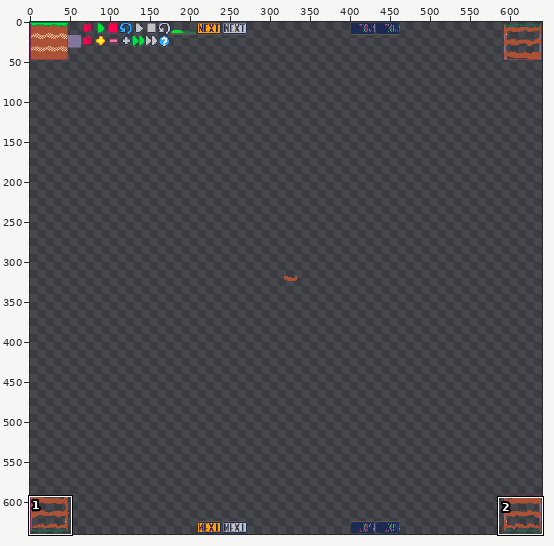
Two states of a pixel-art file, data/assets/tiles.aseprite. The picture above shows the old version from afar; the outline marks the close-up.
Close-up. The starting point:
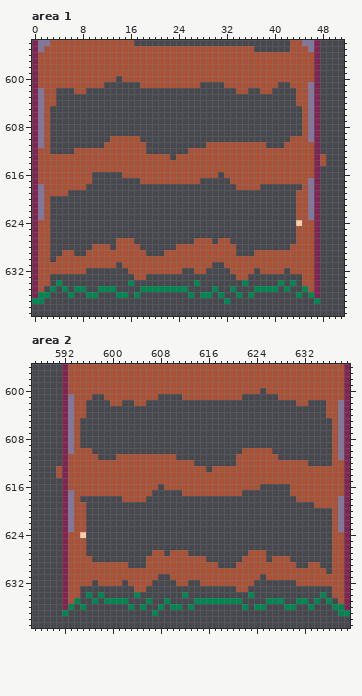
640x640 pixels, 1 frame. Shown: area 1: x 0..51, y 594..639; area 2: x 587..639, y 596..639. The commit also changed other parts of the picture, which this record leaves out.
New version:
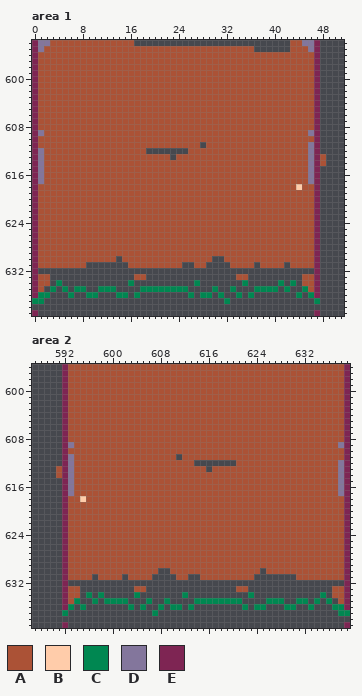
Palette (. is transparent): A #ab5236  B #ffccaa  C #008751  D #83769c  E #7e2553
Diff:
Area 1:
y 600: x 14 . -> A
y 601: x 12..17 ...... -> AAAAAA; x 28..31 .... -> AAAA; x 41..42 .. -> AA; x 46 D -> A
y 602: x 1 D -> A; x 4..6 ... -> AAA; x 9..33 ......................... -> AAAAAAAAAAAAAAAAAAAAAAAAA; x 36..37 .. -> AA; x 40..43 .... -> AAAA; x 46 D -> A
y 603..604: x 1 D -> A; x 4..43 ........................................ -> AAAAAAAAAAAAAAAAAAAAAAAAAAAAAAAAAAAAAAAA; x 46 D -> A
y 605..608: x 1 D -> A; x 3..44 .......................................... -> AAAAAAAAAAAAAAAAAAAAAAAAAAAAAAAAAAAAAAAAAA; x 46 D -> A
y 609: x 3..44 .......................................... -> AAAAAAAAAAAAAAAAAAAAAAAAAAAAAAAAAAAAAAAAAA
y 610: x 1 D -> A; x 3..12 .......... -> AAAAAAAAAA; x 18..42 ......................... -> AAAAAAAAAAAAAAAAAAAAAAAAA; x 46 D -> A
y 611: x 1 D -> A; x 3..11 ......... -> AAAAAAAAA; x 19..27 ......... -> AAAAAAAAA; x 39..41 ... -> AAA; x 46 A -> D
y 612: x 1 A -> D; x 3..6 .... -> AAAA; x 46 A -> D
y 613..615: x 1 A -> D; x 46 A -> D
y 616: x 1 A -> D; x 10..14 ..... -> AAAAA; x 31 . -> A; x 46 A -> D
y 617: x 1 A -> D; x 10..17 ........ -> AAAAAAAA; x 28..32 ..... -> AAAAA
y 618: x 1 D -> A; x 9..33 ......................... -> AAAAAAAAAAAAAAAAAAAAAAAAA; x 38..44 ....... -> AAAAAAB; x 46 D -> A
y 619: x 1 D -> A; x 6..43 ...................................... -> AAAAAAAAAAAAAAAAAAAAAAAAAAAAAAAAAAAAAA; x 46 D -> A
y 620..623: x 1 D -> A; x 3..43 ......................................... -> AAAAAAAAAAAAAAAAAAAAAAAAAAAAAAAAAAAAAAAAA; x 46 D -> A
y 624: x 3..44 .........................................B -> AAAAAAAAAAAAAAAAAAAAAAAAAAAAAAAAAAAAAAAAAA
y 625..626: x 3..43 ......................................... -> AAAAAAAAAAAAAAAAAAAAAAAAAAAAAAAAAAAAAAAAA
y 627: x 3..13 ........... -> AAAAAAAAAAA; x 17..26 .......... -> AAAAAAAAAA; x 30 . -> A; x 33..43 ........... -> AAAAAAAAAAA
y 628: x 3..9 ....... -> AAAAAAA; x 13 . -> A; x 18..23 ...... -> AAAAAA; x 34..42 ......... -> AAAAAAAAA
y 629: x 3..4 .. -> AA; x 7..8 .. -> AA; x 19..21 ... -> AAA; x 34..36 ... -> AAA
y 630: x 3 . -> A; x 14 A -> .; x 30..31 AA -> ..
y 631: x 9..13 AAAAA -> .....; x 15 A -> .; x 25..26 AA -> ..; x 29 A -> .; x 32 A -> .; x 37 A -> .; x 42 A -> .
y 632: x 1..8 AAAAAAAA -> ........; x 16..24 AAAAAAAAA -> .........; x 27..28 AA -> ..; x 33..36 AAAA -> ....; x 38..41 AAAA -> ....; x 43..46 AAAA -> ....
y 639: x 0 . -> E; x 47 . -> E
Area 2:
y 600: x 625 . -> A
y 601: x 593 D -> A; x 597..598 .. -> AA; x 608..611 .... -> AAAA; x 622..627 ...... -> AAAAAA
y 602: x 593 D -> A; x 596..599 .... -> AAAA; x 602..603 .. -> AA; x 606..630 ......................... -> AAAAAAAAAAAAAAAAAAAAAAAAA; x 633..635 ... -> AAA; x 638 D -> A
y 603..604: x 593 D -> A; x 596..635 ........................................ -> AAAAAAAAAAAAAAAAAAAAAAAAAAAAAAAAAAAAAAAA; x 638 D -> A
y 605..608: x 593 D -> A; x 595..636 .......................................... -> AAAAAAAAAAAAAAAAAAAAAAAAAAAAAAAAAAAAAAAAAA; x 638 D -> A
y 609: x 595..636 .......................................... -> AAAAAAAAAAAAAAAAAAAAAAAAAAAAAAAAAAAAAAAAAA
y 610: x 593 D -> A; x 597..621 ......................... -> AAAAAAAAAAAAAAAAAAAAAAAAA; x 627..636 .......... -> AAAAAAAAAA; x 638 D -> A
y 611: x 593 A -> D; x 598..600 ... -> AAA; x 612..620 ......... -> AAAAAAAAA; x 628..636 ......... -> AAAAAAAAA; x 638 D -> A
y 612: x 593 A -> D; x 633..636 .... -> AAAA; x 638 A -> D
y 613..615: x 593 A -> D; x 638 A -> D
y 616: x 593 A -> D; x 608 . -> A; x 625..629 ..... -> AAAAA; x 638 A -> D
y 617: x 607..611 ..... -> AAAAA; x 622..629 ........ -> AAAAAAAA; x 638 A -> D
y 618: x 593 D -> A; x 595..601 ....... -> BAAAAAA; x 606..630 ......................... -> AAAAAAAAAAAAAAAAAAAAAAAAA; x 638 D -> A
y 619: x 593 D -> A; x 596..633 ...................................... -> AAAAAAAAAAAAAAAAAAAAAAAAAAAAAAAAAAAAAA; x 638 D -> A
y 620..623: x 593 D -> A; x 596..636 ......................................... -> AAAAAAAAAAAAAAAAAAAAAAAAAAAAAAAAAAAAAAAAA; x 638 D -> A
y 624: x 595..636 B......................................... -> AAAAAAAAAAAAAAAAAAAAAAAAAAAAAAAAAAAAAAAAAA
y 625..626: x 596..636 ......................................... -> AAAAAAAAAAAAAAAAAAAAAAAAAAAAAAAAAAAAAAAAA
y 627: x 596..606 ........... -> AAAAAAAAAAA; x 609 . -> A; x 613..622 .......... -> AAAAAAAAAA; x 626..636 ........... -> AAAAAAAAAAA
y 628: x 597..605 ......... -> AAAAAAAAA; x 616..621 ...... -> AAAAAA; x 626 . -> A; x 630..636 ....... -> AAAAAAA
y 629: x 603..605 ... -> AAA; x 618..620 ... -> AAA; x 631..632 .. -> AA; x 635..636 .. -> AA
y 630: x 608..609 AA -> ..; x 625 A -> .; x 636 . -> A
y 631: x 597 A -> .; x 602 A -> .; x 607 A -> .; x 610 A -> .; x 613..614 AA -> ..; x 624 A -> .; x 626..630 AAAAA -> .....
y 632: x 593..596 AAAA -> ....; x 598..601 AAAA -> ....; x 603..606 AAAA -> ....; x 611..612 AA -> ..; x 615..623 AAAAAAAAA -> .........; x 631..638 AAAAAAAA -> ........
y 639: x 592 . -> E; x 639 . -> E
